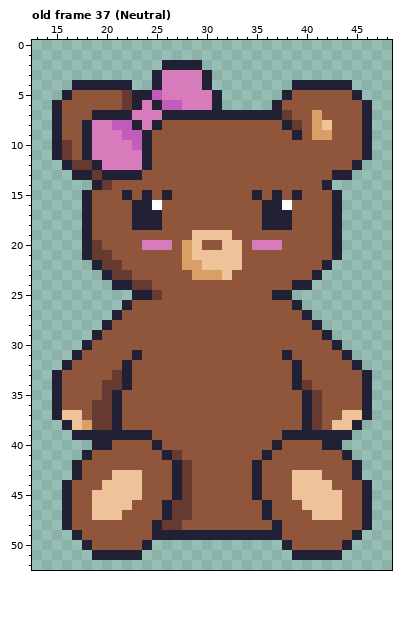
Two versions of one pixel-art file, aseprite_files/teddybear_girl.ase. Above, as it was before the edit.
64x64 pixels, 75 frames. Shown: old frame 37 (Neutral): x 13..48, y 0..52.
After the commit:
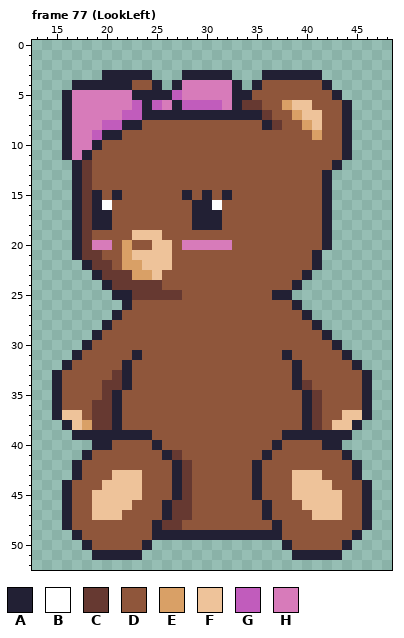
Palette (. is transparent): A #222034  B #ffffff  C #663931  D #8f563b  E #d9a066  F #eec39a  G #c15cbc  H #d77bba
A new or re-ordered frame is compared with the old frame closest to it.
Commit message: added look left to teddybear girl
From old to new:
frames 75 -> 77
Changed rows in their new state; - is an unchanged pixel.
Frame 77 (LookLeft) is new; against old frame 37 (Neutral), layer "Head":
first column x 15:
 2 -----------....-----------------
 3 -----AAAAA...AA-AA---AAAAAA-----
 4 --------DD-.A--HHHA-ADDDDDD-..--
 5 --HHHHHH--AAG---HHAADDDD----A..-
 6 .AHHHHHHGAGHAGGGGHACCDDEFF---A..
 7 .AHHHHHGGAA----------CDDEFF--A..
 8 .AHH-G-A-DD----------ACDDEFD-A..
 9 .AHHGAADDD--------------D--D-A..
10 .AHHADDDDD-------------------A..
11 .AH-DDDDDD-------------------A..
12 -.A-DDDDDD------------------A..-
13 ---CDDDDD------------------A..--
14 --ACDD--------------------------
15 --ACA-AD-D-D-A-A-A--D-D-D--A.---
16 --ACAB--DDD---AAB----DDD---A.---
17 --ACAA--DDD---AAA----DDD---A.---
18 --ACAA--DDD---AAA----DDD---A.---
19 --AC----FFF---DDDD---------A.---
20 --ACHH-E-DFF-HHHHHD-DDD----A.---
21 --AC-D-EFFFF-DDDDDD-------A..---
22 ---AC-DEEFFF-DDDDDD-------A.----
23 ----AC--EEF---DDDD-------A.-----
24 -----ACC--C--------------.------
25 ------AACC-CC-------------------
Where, in picture pixels (left, top, right, bottom), the same in both pictures:
changed: (52, 60, 372, 300)
